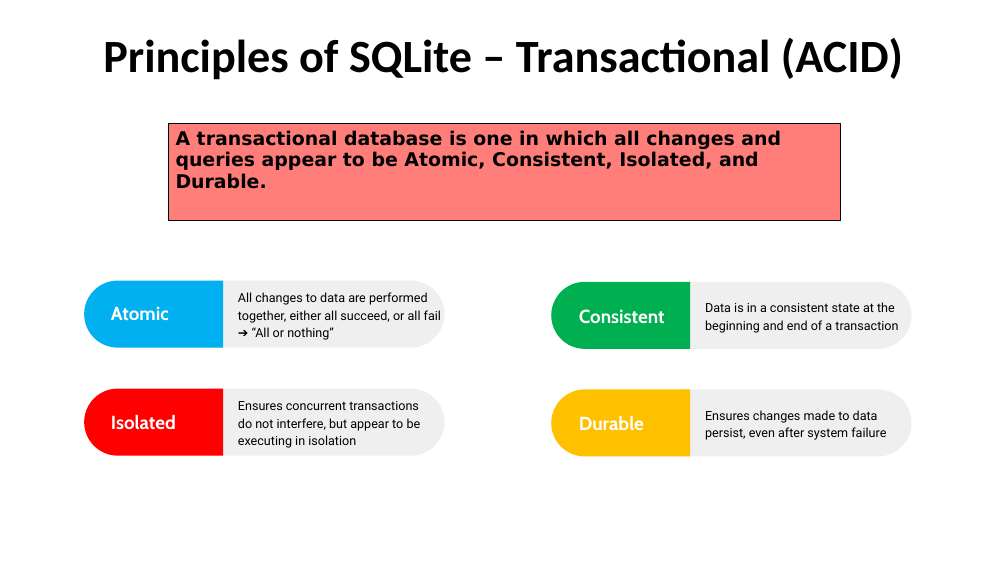
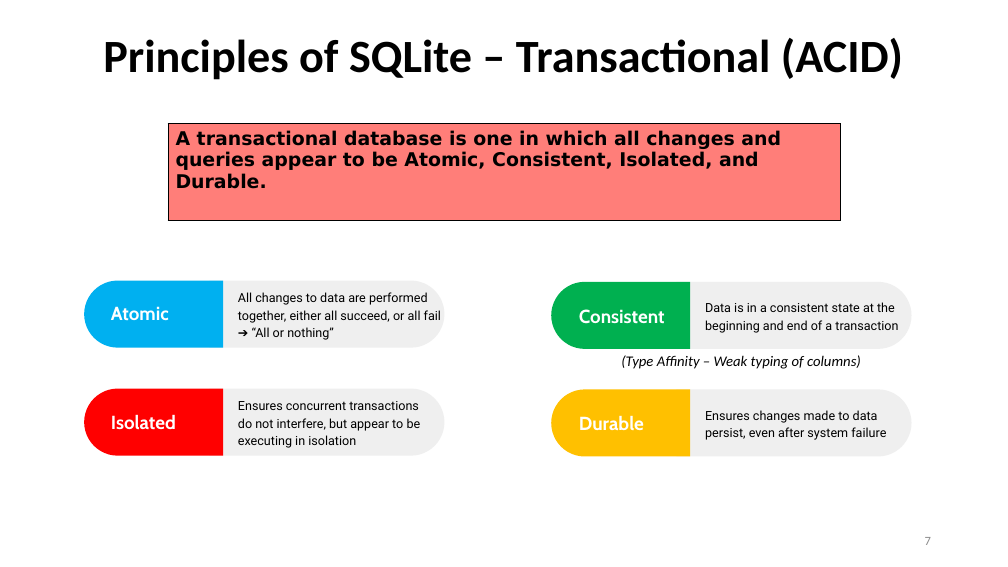
Before and after one commit to AntonioPirani/SQLiteProject, a slide deck: slide 7 of Presentation.pptx (slide 8 before the commit). Drawn at 1008x567 pixels with LibreOffice and Linux fonts; fonts in the diff are those of the drawing. Boxes give left, top, right and bottom in pixels: in the first picture for what was removed or moved away, otherwise in the second. Text is boxed around its words. In the diff, an @@ line names an element or a change of style, - is before the commit and + after.

```diff
--- a/Presentation.pptx
+++ b/Presentation.pptx
@@ text added at (x1=621, y1=355, x2=861, y2=369), 14 pt, text #000000, italic @@
+(Type Affinity – Weak typing of columns)
@@ page number added at (x1=925, y1=537, x2=931, y2=545), 12 pt, text #8C8C8C @@
+7
```
Also in this commit, not shown: 20 other slides changed, 3 slides added.
